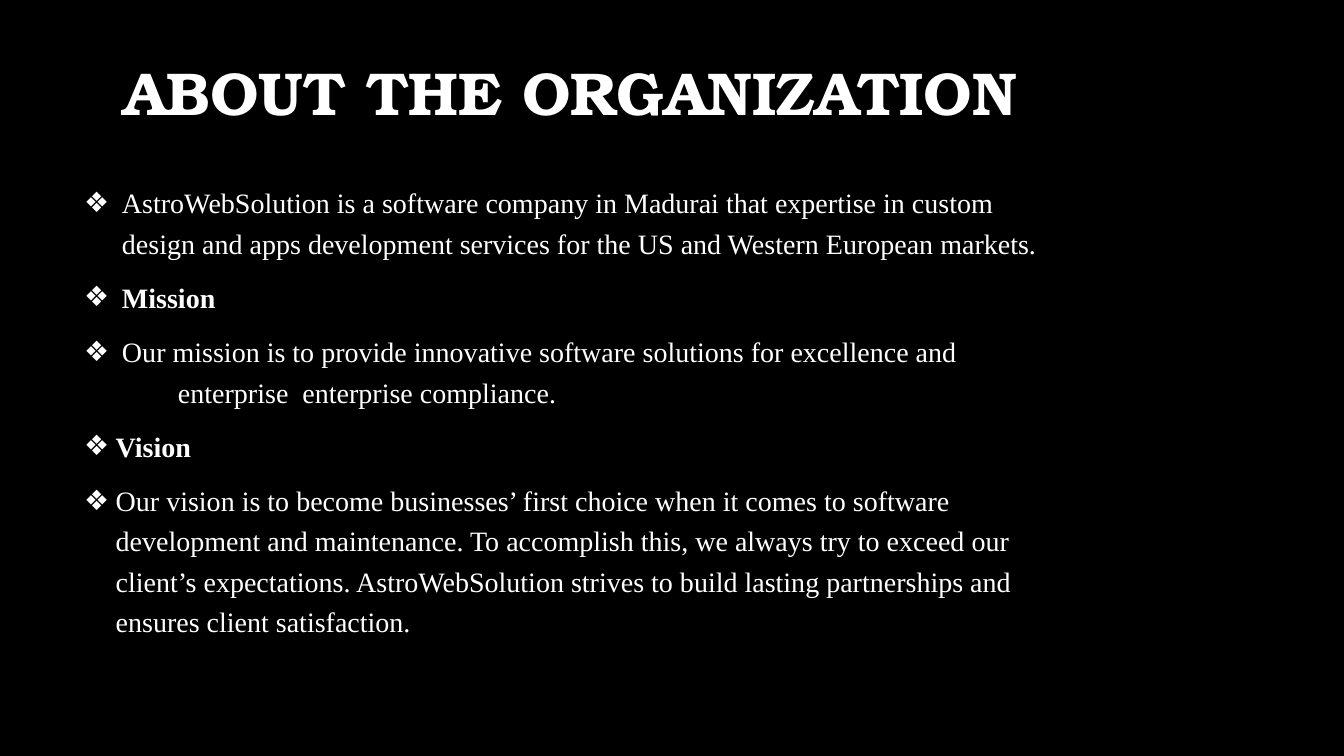
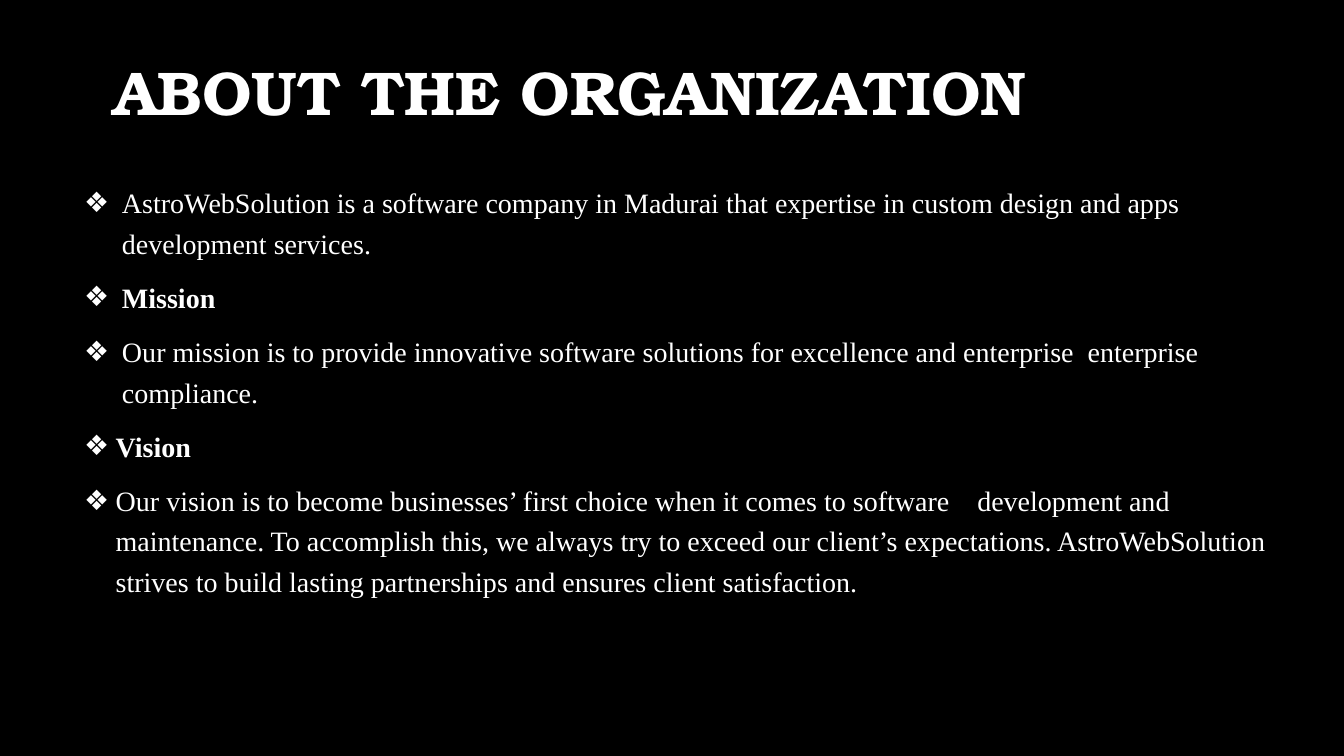
Before and after one commit to BALAJIJ-J/Review1-Documents, a slide deck: slide 3 of 20Y005-Review 1.pptx. Drawn at 1344x756 pixels with LibreOffice and Linux fonts; fonts in the diff are those of the drawing; background and template pictures are left out. Boxes give left, top, right and bottom in pixels: in the first picture for what was removed or moved away, otherwise in the second. Text is boxed around its words. In the diff, an @@ line names an element or a change of style, - is before the commit and + after.

```diff
--- a/20Y005-Review 1.pptx
+++ b/20Y005-Review 1.pptx
@@ title "ABOUT THE ORGANIZATION" at (x1=113, y1=72, x2=1026, y2=116): size 43.2 to 44.1 pt @@
@@ subtitle at (x1=122, y1=193, x2=1179, y2=259): text changed @@
-❖ AstroWebSolution is a software company in Madurai that expertise in custom design and apps development services for the US and Western European markets.
+❖ AstroWebSolution is a software company in Madurai that expertise in custom design and apps development services.
```
Also in this commit, not shown: 5 other slides changed, 8 slides added, 2 slides removed, 3 other files.
